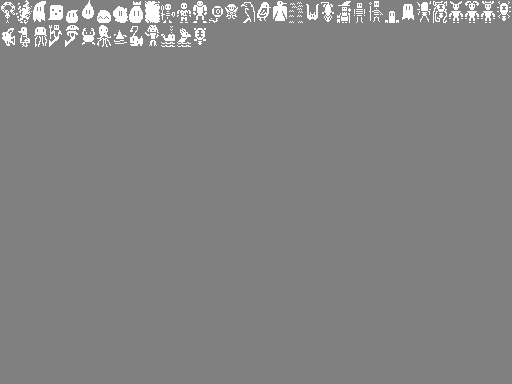
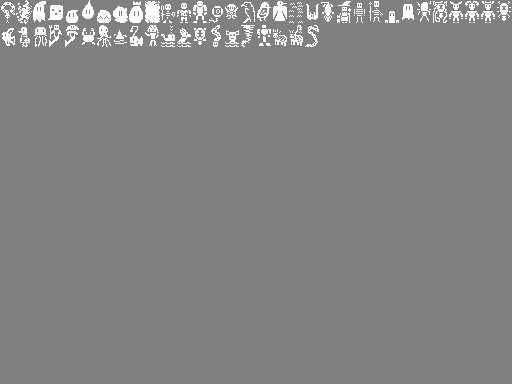
Two versions of the same layered image (512 × 384). Layer-by-layer changes:
painted on "Background" over [211, 25, 319, 47]
